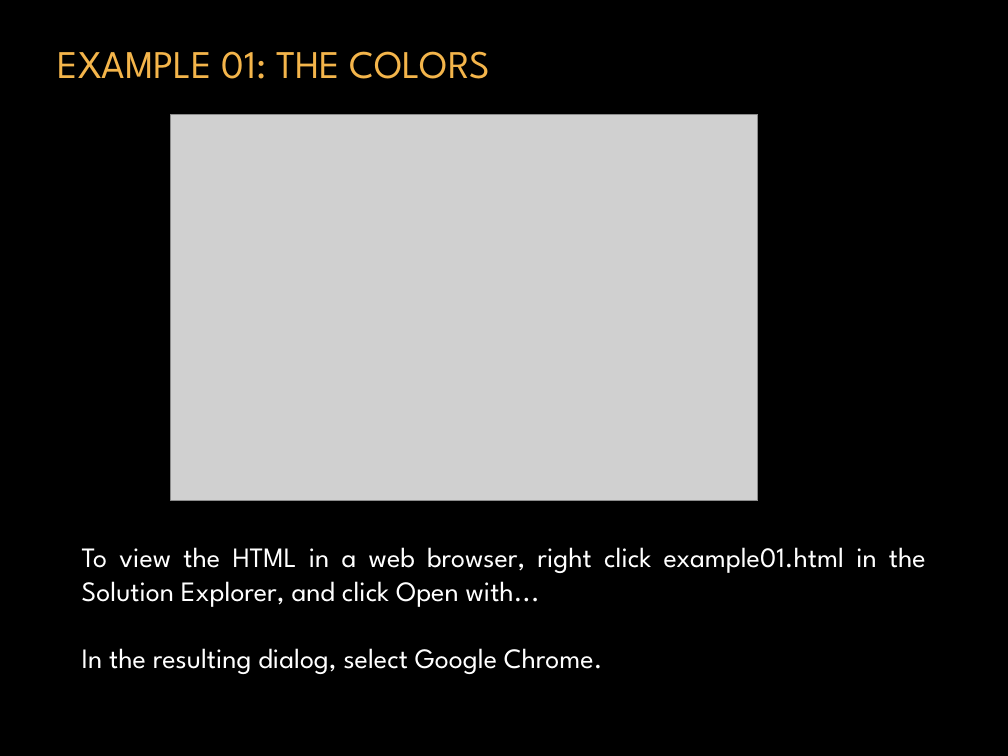
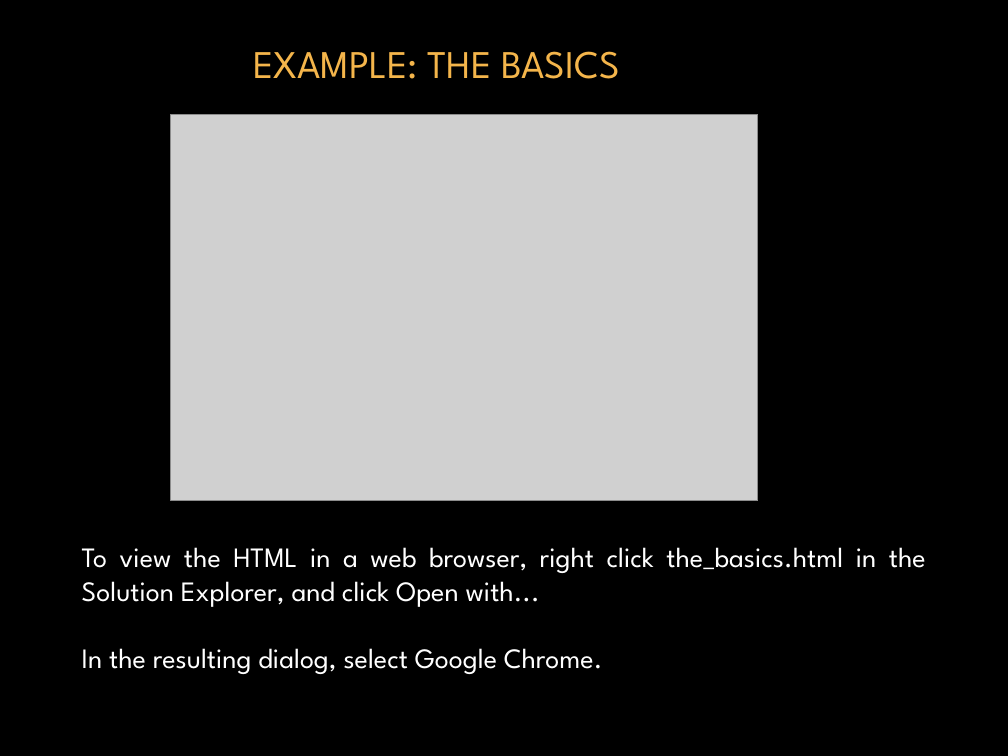
Before and after one commit to donfreiday/cpsc330-js, a slide deck: slide 35 of Javascript.pptx. Drawn at 1008x756 pixels with LibreOffice and Linux fonts; fonts in the diff are those of the drawing; grey boxes stand for pictures; background and template pictures are left out. Boxes give left, top, right and bottom in pixels: in the first picture for what was removed or moved away, otherwise in the second. Text is boxed around its words. In the diff, an @@ line names an element or a change of style, - is before the commit and + after.

```diff
--- a/Javascript.pptx
+++ b/Javascript.pptx
@@ title at (253, 51, 619, 79): text changed @@
-EXAMPLE 01: THE COLORS
+EXAMPLE: THE BASICS
@@ text at (82, 547, 926, 607): text changed @@
-To view the HTML in a web browser, right click example01.html in the Solution Explorer, and click Open with...
+To view the HTML in a web browser, right click the_basics.html in the Solution Explorer, and click Open with...
```
Also in this commit, not shown: 7 other slides changed, 1 slide added, 1 slide removed, 4 other files.
